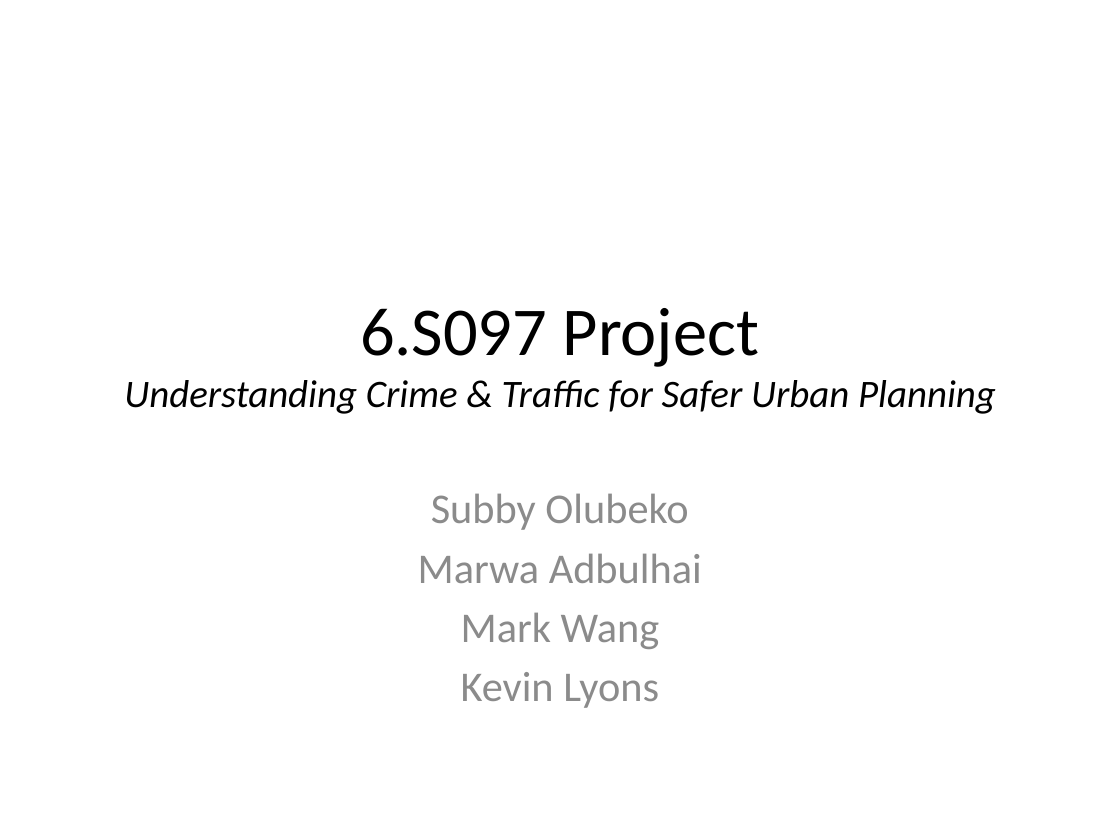
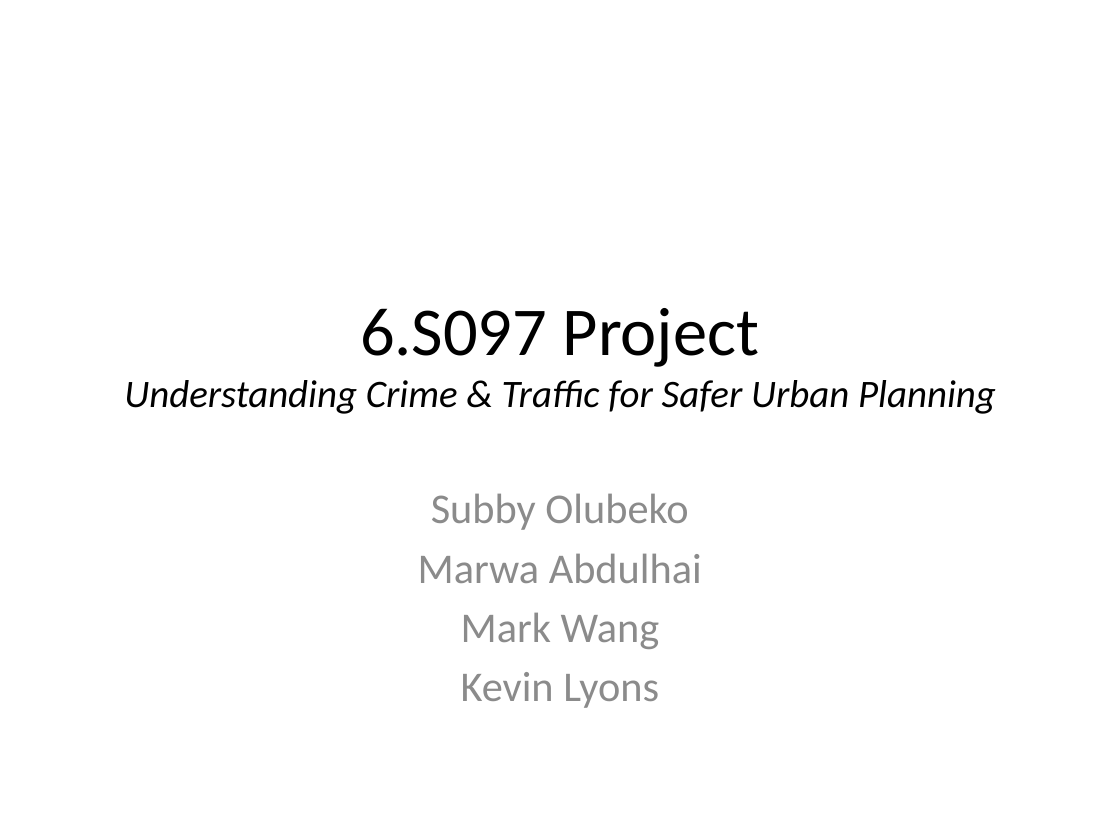
Before and after one commit to kalyons11/6.s097-project, a slide deck: slide 13 of presentation/final_presentation.pptx. Drawn at 1120x840 pixels with LibreOffice and Linux fonts; fonts in the diff are those of the drawing. Boxes give left, top, right and bottom in pixels: in the first picture for what was removed or moved away, otherwise in the second. Text is boxed around its words. In the diff, an @@ line names an element or a change of style, - is before the commit and + after.

Commit message:
Fixing Marwa's name.

```diff
--- a/presentation/final_presentation.pptx
+++ b/presentation/final_presentation.pptx
@@ subtitle at (x1=418, y1=553, x2=702, y2=583): text changed @@
-Marwa Adbulhai
+Marwa Abdulhai
```
Also in this commit, not shown: 1 other slide changed.
